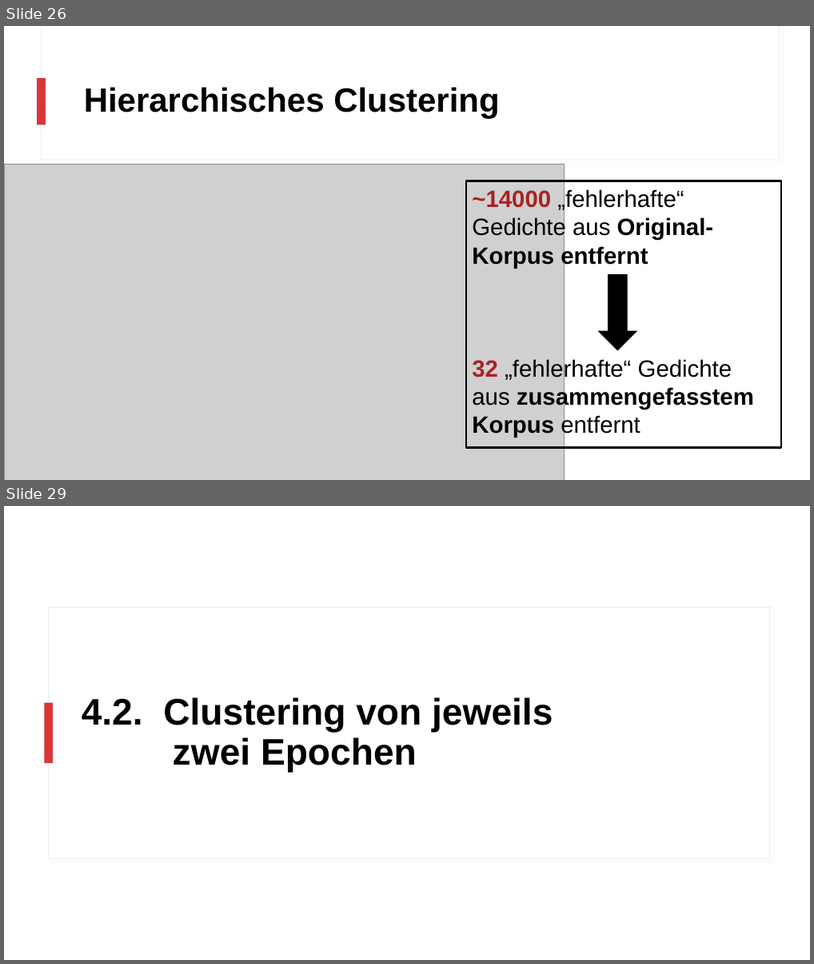
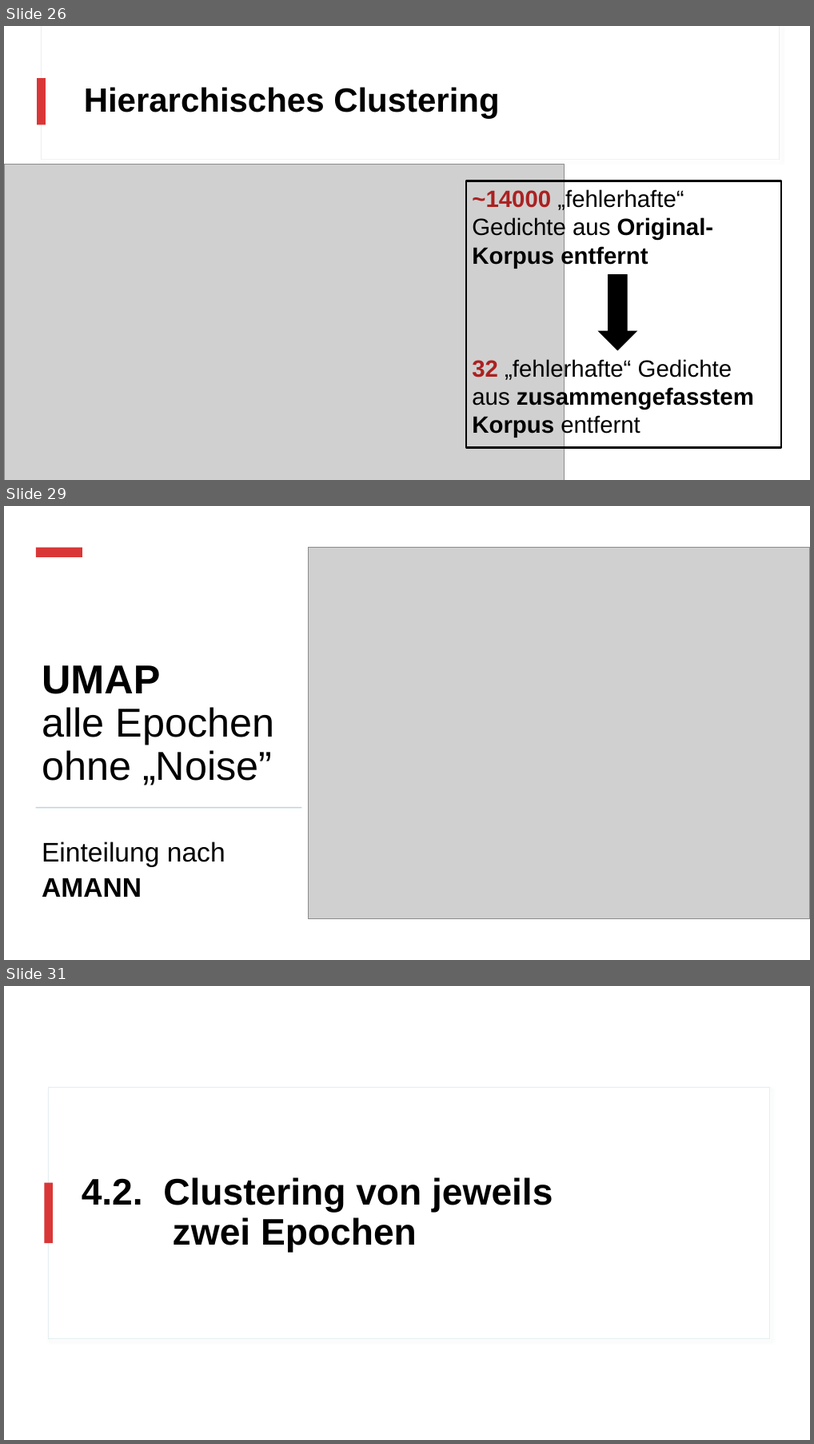
Before and after one commit to realjanpaulus/clusterpoems, a slide deck: presentation/clustering_presentation.pptx. Shown one above the other, each under a label of ours: slides 26 and 29 before the commit, slides 26, 29 and 31 after it; the slides between them are not shown. The pictures are 814x964 and 814x1444 pixels, drawn with LibreOffice and Linux fonts; fonts in the diff are those of the drawing; grey boxes stand for pictures. Boxes give left, top, right and bottom in pixels: in the first picture for what was removed or moved away, otherwise in the second. Text is boxed around its words. In the diff, an @@ line names an element or a change of style, - is before the commit and + after.

Commit message:
edit: noiseless

```diff
--- a/presentation/clustering_presentation.pptx
+++ b/presentation/clustering_presentation.pptx
@@ slide 29 added at bbox=[4, 506, 810, 960], background #FFFFFF; not listed: 2 template elements that a slide beside it also shows @@
@@ rectangle added at bbox=[4, 506, 810, 960], fill #FFFFFF @@
@@ rectangle added at bbox=[36, 548, 82, 557], fill #D93737 @@
@@ picture added at bbox=[308, 547, 810, 919] @@
@@ title added at bbox=[42, 665, 274, 785], 48 pt, text #000000 @@
+UMAP
+alle Epochen
+ohne „Noise”
@@ rectangle added at bbox=[36, 807, 302, 808], fill #BDD5DB @@
@@ text added at bbox=[42, 841, 226, 896], 32 pt, text #000000 @@
+Einteilung nach AMANN
@@ what was slide 29 is now slide 31 @@
```
Also in this commit, not shown: 1 slide changed, 3 other slides added, 2 slides removed, 23 other files.
